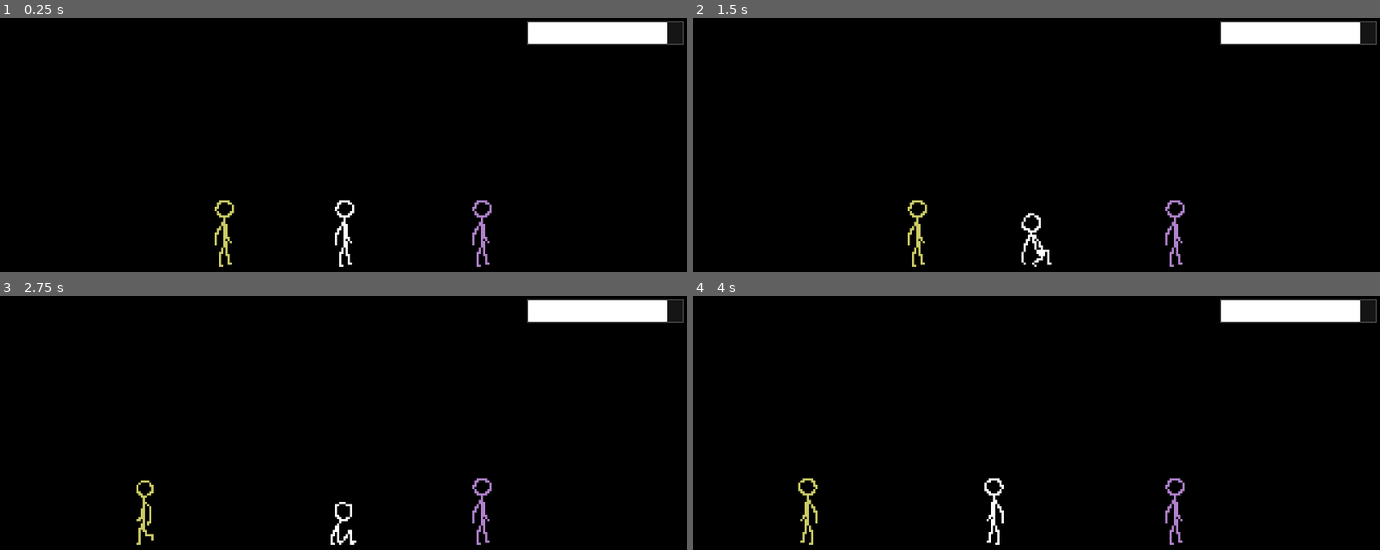
Above: before the commit, frames 1-4 (two rows, left to right).
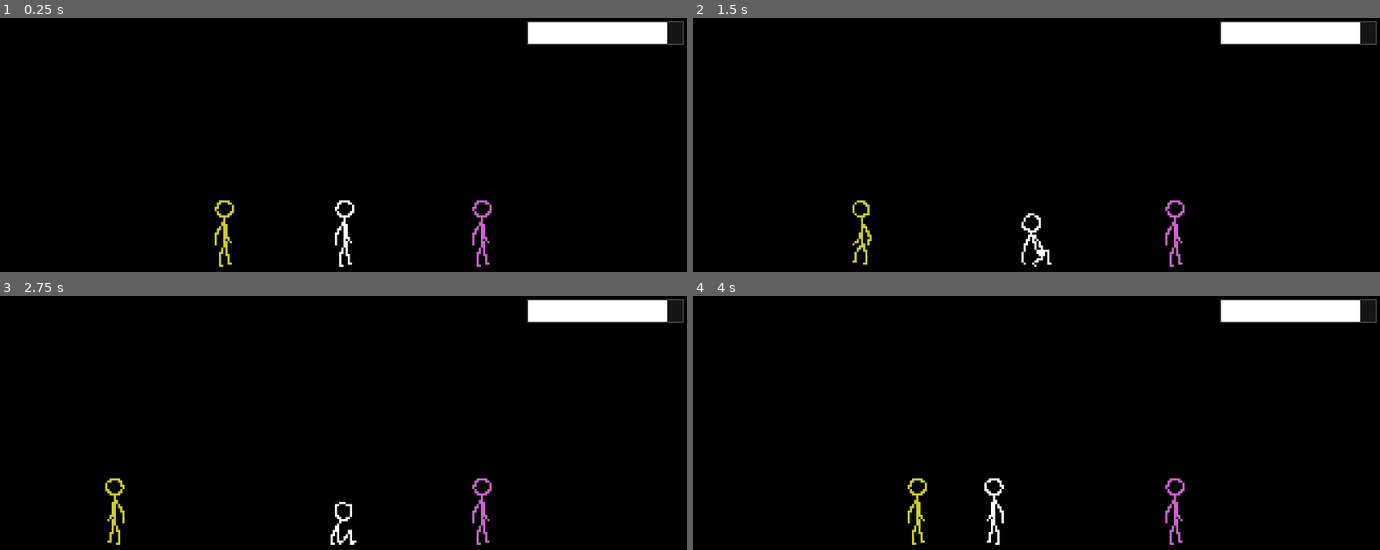
Above: after the commit, the same moments.

Repository: Fuzzlewuzzlekins/lysander-gdscript
Game: Godot game, scene res://test_scene.tscn
The game is run twice, just before and just after one commit, with the same random seed, the same clock (stepped at 60 frames per second) and the same inputs.
Inputs:
- Up to frame 1 (0.25 s): no input
- Up to frame 2 (1.5 s): tap Enter at 0.5 s; hold Up (stand_up) from 0.53 s (still down); tap E (interact) at 0.6 s; tap Shift (toggle_sit) at 1.35 s
- Up to frame 3 (2.75 s): release Up (stand_up) at 2.03 s; hold Left (move_left) from 2.03 s (still down); tap E (interact) at 2.1 s
- Up to frame 4 (4 s): tap Shift (toggle_sit) at 2.85 s; release Left (move_left) at 3.53 s; hold Down (sit_down) from 3.53 s (still down); tap E (interact) at 3.6 s

The runs differ from the first frame. In frame 1, 0.5% of the frame differs, in the area x 31-72%, y 71-98%; in frame 2, 0.7%; in frame 3, 0.7%; in frame 4, 0.7%, in the area x 15-72%, y 71-98%.

Commit message:
Add dialogue to NPCs

Diff:
--- /dev/null
+++ b/dialogue_box.gd
@@ -0,0 +1,23 @@
+extends Node2D
+
+var tween: Tween
+
+func _ready() -> void:
+	hide()
+
+
+func _on_npc_say(character: Area2D, dialogue: String) -> void:
+	if tween:
+		tween.kill()
+	reparent(character, false)
+	$Panel/Label.text = dialogue
+	$Panel.self_modulate = character.tint
+	#modulate.a = 1.0
+	modulate.a = 0.0
+	position.y = 0
+	show()
+	tween = get_tree().create_tween()
+	tween.tween_property(self, "modulate:a", 1.0, 0.1)
+	tween.parallel().tween_property(self, "position:y", position.y - 4, 0.1)
+	tween.tween_interval(2.0)
+	tween.tween_property(self, "modulate:a", 0.0, 0.5)
--- /dev/null
+++ b/dialogue_box.tscn
@@ -0,0 +1,50 @@
+[gd_scene load_steps=3 format=3 uid="uid://b36tyxmpgb1cq"]
+
+[ext_resource type="Script" uid="uid://b7eq6o84xb0by" path="res://dialogue_box.gd" id="1_senjy"]
+
+[sub_resource type="StyleBoxFlat" id="StyleBoxFlat_n23yb"]
+bg_color = Color(0.43529412, 0.43529412, 0.43529412, 0.43529412)
+border_width_left = 2
+border_width_top = 2
+border_width_right = 2
+border_width_bottom = 2
+corner_radius_top_left = 20
+corner_radius_top_right = 20
+corner_radius_bottom_right = 20
+corner_radius_bottom_left = 20
+expand_margin_left = 20.0
+expand_margin_top = 20.0
+expand_margin_right = 20.0
+expand_margin_bottom = 20.0
+
+[node name="DialogueBox" type="Node2D"]
+script = ExtResource("1_senjy")
+
+[node name="Panel" type="Panel" parent="."]
+custom_minimum_size = Vector2(200, 100)
+anchors_preset = 7
+anchor_left = 0.5
+anchor_top = 1.0
+anchor_right = 0.5
+anchor_bottom = 1.0
+offset_left = -100.0
+offset_top = -200.0
+offset_right = 100.0
+offset_bottom = -100.0
+grow_horizontal = 2
+grow_vertical = 0
+theme_override_styles/panel = SubResource("StyleBoxFlat_n23yb")
+metadata/_edit_group_ = true
+
+[node name="Label" type="Label" parent="Panel"]
+layout_mode = 1
+anchors_preset = 15
+anchor_right = 1.0
+anchor_bottom = 1.0
+grow_horizontal = 2
+grow_vertical = 2
+theme_override_font_sizes/font_size = 18
+text = "test"
+horizontal_alignment = 1
+vertical_alignment = 1
+autowrap_mode = 3
--- a/npc.gd
+++ b/npc.gd
@@ -4,17 +4,25 @@
 signal turn_in(task: CheckBox)
 signal turn_in_warn(task: CheckBox)
 signal turn_in_unwarn(task: CheckBox)
+signal say(character: Area2D, dialogue: String)
 
 @export var target_player: Area2D
+@export var tint: Color = Color.WHITE
 @export var dullness: float = 0.8
-@export var behavior: Array[Resource]
+@export var behaviors: Array[Resource]
+@export_group("Dialogue")
+@export var idle_dialogue: Array[String]
+@export var assign_dialogue: String
+@export var turn_in_dialogue: String
 var behavior_elapsed_time: float
 var assignment: CheckBox
 
 
 func _ready() -> void:
-	# Dull sprite slightly
-	modulate.a = dullness
+	# Tint sprite
+	$AnimatedSprite2D.modulate = tint
+	# Dull sprite slightly by default
+	$AnimatedSprite2D.modulate.a = dullness
 	# Look for the Player in the scene
 	if !target_player:
 		target_player = get_tree().get_root().find_child("Player")
@@ -29,38 +37,51 @@
 func _process(delta: float) -> void:
 	# Tick the behavior timer
 	behavior_elapsed_time += delta
-	if behavior_elapsed_time > behavior[0]["duration"]:
+	if behavior_elapsed_time > behaviors[0]["duration"]:
 		# If it's time for the next behavior, reset timer and move current behavior to the end of the list.
-		behavior_elapsed_time -= behavior[0]["duration"]
-		var old_behavior = behavior.pop_front()
-		behavior.append(old_behavior)
+		behavior_elapsed_time -= behaviors[0]["duration"]
+		var old_behavior = behaviors.pop_front()
+		behaviors.append(old_behavior)
 	# Handle behavior. Keys: "animation", "speed", "flip_h", duration"
-	$AnimatedSprite2D.play(behavior[0]["animation"])
-	$AnimatedSprite2D.flip_h = behavior[0]["flip_h"]
-	position.x += behavior[0]["speed"] * delta
+	$AnimatedSprite2D.play(behaviors[0]["animation"])
+	$AnimatedSprite2D.flip_h = behaviors[0]["flip_h"]
+	position.x += behaviors[0]["speed"] * delta
 
 
 func _on_player_interact(area: Area2D) -> void:
 	if self == area:
-		if global_position.x > target_player.global_position.x:
-			$AnimatedSprite2D.flip_h = true
-		else:
-			$AnimatedSprite2D.flip_h = false
+		## Turn to face the player. Only useful if dialogue pauses behavior.
+		#if global_position.x > target_player.global_position.x:
+			#$AnimatedSprite2D.flip_h = true
+		#else:
+			#$AnimatedSprite2D.flip_h = false
 		# Check if I am a turn-in point for any tasks
 		for i in range(Gamestate.active_tasks.size()):
 			var task = Gamestate.active_tasks.get(i)
 			if task.turn_in == self:
 				turn_in.emit(task)
+				if turn_in_dialogue:
+					say.emit(self, turn_in_dialogue)
+				return
 		# If I have an assignment, assign it
 		if assignment != null:
 			assign.emit(assignment)
 			assignment = null
+			if assign_dialogue:
+				say.emit(self, assign_dialogue)
+			return
+		# If I have idle dialogue, loop through it
+		if idle_dialogue:
+			var current_dialogue = idle_dialogue.pop_front()
+			say.emit(self, current_dialogue)
+			idle_dialogue.append(current_dialogue)
+			return
 
 
 func _on_player_highlight(area: Area2D) -> void:
 	if self == area:
 		var tween = get_tree().create_tween()
-		tween.tween_property(self, "modulate:a", 1.0, 0.2)
+		tween.tween_property($AnimatedSprite2D, "modulate:a", 1.0, 0.2)
 		# Check if I am a turn-in point for any tasks
 		for i in range(Gamestate.active_tasks.size()):
 			var task = Gamestate.active_tasks.get(i)
@@ -71,7 +92,7 @@
 func _on_player_unhighlight(area: Area2D) -> void:
 	if self == area:
 		var tween = get_tree().create_tween()
-		tween.tween_property(self, "modulate:a", dullness, 0.2)
+		tween.tween_property($AnimatedSprite2D, "modulate:a", dullness, 0.2)
 		# Check if I am a turn-in point for any tasks
 		for i in range(Gamestate.active_tasks.size()):
 			var task = Gamestate.active_tasks.get(i)
--- a/npc.tscn
+++ b/npc.tscn
@@ -149,7 +149,7 @@
 
 [node name="NPC" type="Area2D"]
 script = ExtResource("1_xxcha")
-behavior = Array[Resource]([ExtResource("2_ul7y6")])
+behaviors = Array[Resource]([ExtResource("2_ul7y6")])
 
 [node name="AnimatedSprite2D" type="AnimatedSprite2D" parent="."]
 texture_filter = 1
--- a/test_scene.tscn
+++ b/test_scene.tscn
@@ -1,24 +1,28 @@
-[gd_scene load_steps=11 format=3 uid="uid://bipuq40godms2"]
+[gd_scene load_steps=12 format=3 uid="uid://bipuq40godms2"]
 
 [ext_resource type="PackedScene" uid="uid://bfhhyigp58xxk" path="res://player.tscn" id="1_uhqqe"]
 [ext_resource type="PackedScene" uid="uid://b6rg1hfp63y7e" path="res://npc.tscn" id="2_ia1lp"]
 [ext_resource type="PackedScene" uid="uid://cwfxmpapwke63" path="res://task.tscn" id="2_sasra"]
 [ext_resource type="Script" uid="uid://bg13hbqhqin30" path="res://behavior.gd" id="3_2nij2"]
 [ext_resource type="PackedScene" uid="uid://bue6448e60wtb" path="res://hud.tscn" id="4_coq8p"]
+[ext_resource type="PackedScene" uid="uid://b36tyxmpgb1cq" path="res://dialogue_box.tscn" id="5_7cbxl"]
 
-[sub_resource type="Resource" id="Resource_2nij2"]
+[sub_resource type="Resource" id="Resource_7cbxl"]
+resource_local_to_scene = true
 resource_name = "Behavior"
 script = ExtResource("3_2nij2")
 animation = "idle"
 duration = 1.0
 
-[sub_resource type="Resource" id="Resource_7cbxl"]
+[sub_resource type="Resource" id="Resource_8pr8v"]
+resource_local_to_scene = true
 resource_name = "Behavior"
 script = ExtResource("3_2nij2")
 animation = "idle"
-duration = 2.0
+duration = 1.0
 
-[sub_resource type="Resource" id="Resource_8pr8v"]
+[sub_resource type="Resource" id="Resource_buypi"]
+resource_local_to_scene = true
 resource_name = "Behavior"
 script = ExtResource("3_2nij2")
 animation = "walk"
@@ -26,14 +30,16 @@
 flip_h = true
 duration = 1.0
 
-[sub_resource type="Resource" id="Resource_buypi"]
+[sub_resource type="Resource" id="Resource_njel3"]
+resource_local_to_scene = true
 resource_name = "Behavior"
 script = ExtResource("3_2nij2")
 animation = "idle"
 flip_h = true
-duration = 2.0
+duration = 1.0
 
-[sub_resource type="Resource" id="Resource_njel3"]
+[sub_resource type="Resource" id="Resource_vr1i5"]
+resource_local_to_scene = true
 resource_name = "Behavior"
 script = ExtResource("3_2nij2")
 animation = "walk"
@@ -48,10 +54,12 @@
 color = Color(0, 0, 0, 1)
 
 [node name="NPC" parent="." node_paths=PackedStringArray("target_player") instance=ExtResource("2_ia1lp")]
-modulate = Color(0.8627451, 0.6392157, 1, 1)
 position = Vector2(896, 400)
 target_player = NodePath("../Player")
-behavior = Array[Resource]([SubResource("Resource_2nij2")])
+tint = Color(1, 0.49019608, 1, 1)
+behaviors = Array[Resource]([SubResource("Resource_7cbxl")])
+idle_dialogue = Array[String](["Jim seems restless. Hope he's OK."])
+assign_dialogue = "Hey, have you talked to Jim lately?"
 
 [node name="Task" parent="NPC" node_paths=PackedStringArray("turn_in") instance=ExtResource("2_sasra")]
 text = "Go talk to the yellow guy"
@@ -59,10 +67,12 @@
 turn_in = NodePath("../../NPC2")
 
 [node name="NPC2" parent="." node_paths=PackedStringArray("target_player") instance=ExtResource("2_ia1lp")]
-modulate = Color(1, 1, 0.5019608, 1)
 position = Vector2(416, 400)
 target_player = NodePath("../Player")
-behavior = Array[Resource]([SubResource("Resource_7cbxl"), SubResource("Resource_8pr8v"), SubResource("Resource_buypi"), SubResource("Resource_njel3")])
+tint = Color(1, 1, 0.22745098, 1)
+behaviors = Array[Resource]([SubResource("Resource_8pr8v"), SubResource("Resource_buypi"), SubResource("Resource_njel3"), SubResource("Resource_vr1i5")])
+idle_dialogue = Array[String](["I think better when I'm moving."])
+turn_in_dialogue = "Oh hey, thanks for checking in on me."
 
 [node name="Player" parent="." instance=ExtResource("1_uhqqe")]
 position = Vector2(640, 400)
@@ -73,9 +83,13 @@
 limit_right = 1664
 limit_bottom = 800
 
+[node name="DialogueBox" parent="." instance=ExtResource("5_7cbxl")]
+
 [node name="HUD" parent="." instance=ExtResource("4_coq8p")]
 
 [connection signal="assign" from="NPC" to="HUD" method="_on_npc_assign"]
+[connection signal="say" from="NPC" to="DialogueBox" method="_on_npc_say"]
+[connection signal="say" from="NPC2" to="DialogueBox" method="_on_npc_say"]
 [connection signal="turn_in" from="NPC2" to="HUD" method="_on_npc_turn_in"]
 [connection signal="turn_in_unwarn" from="NPC2" to="HUD" method="_on_npc_turn_in_unwarn"]
 [connection signal="turn_in_warn" from="NPC2" to="HUD" method="_on_npc_turn_in_warn"]
Not shown, added: dialogue_box.gd.uid
